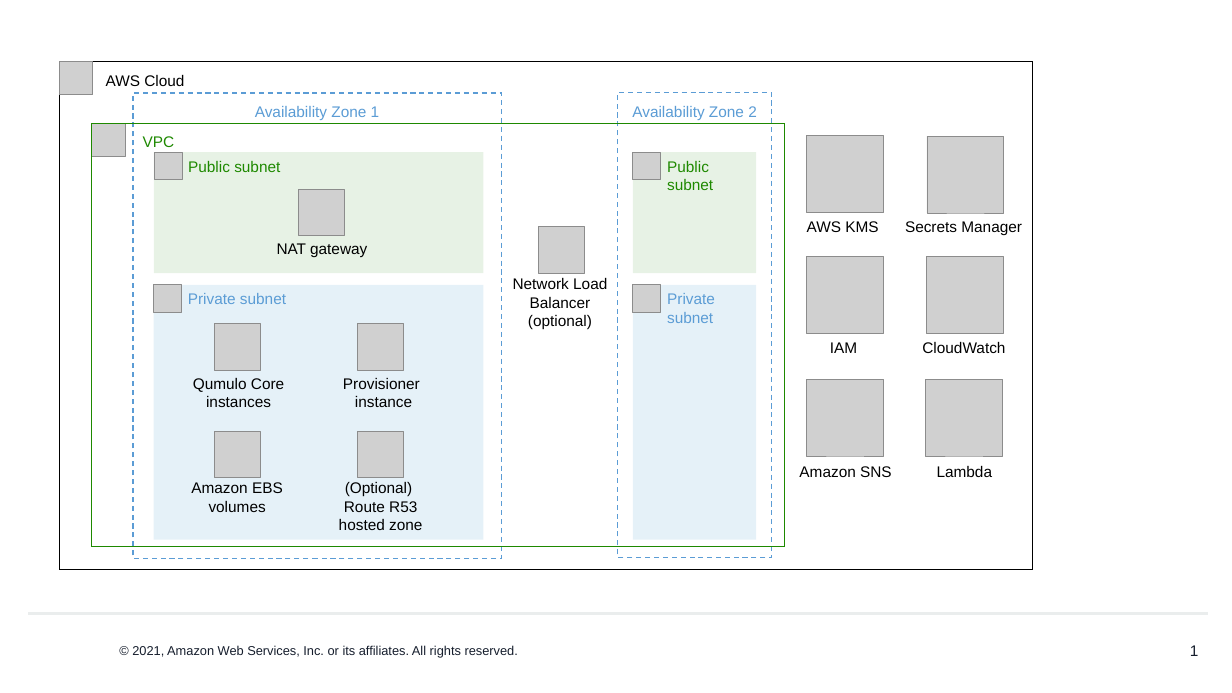
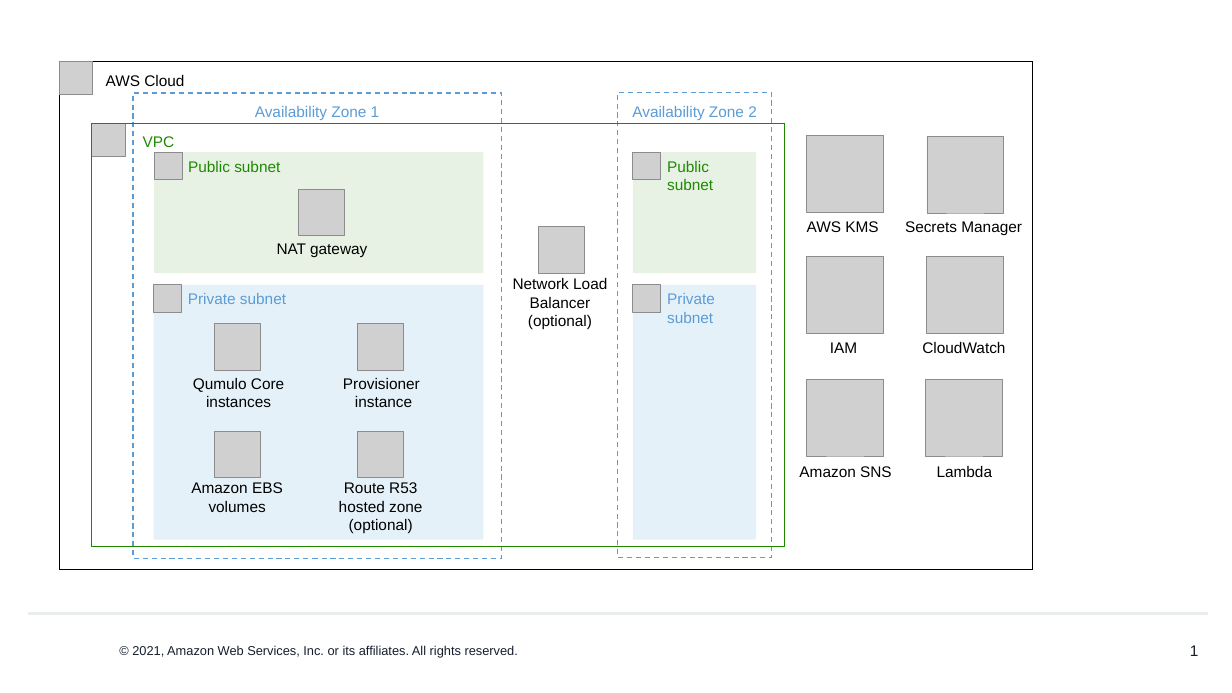
Before and after one commit to aws-quickstart/quickstart-qumulo-cloud-q, a slide deck: slide 1 of docs/images/architecture_diagram.pptx. Drawn at 1232x693 pixels with LibreOffice and Linux fonts; fonts in the diff are those of the drawing; grey boxes stand for pictures; background and template pictures are left out. Boxes give left, top, right and bottom in pixels: in the first picture for what was removed or moved away, otherwise in the second. Text is boxed around its words. In the diff, an @@ line names an element or a change of style, - is before the commit and + after.

```diff
--- a/docs/images/architecture_diagram.pptx
+++ b/docs/images/architecture_diagram.pptx
@@ text at [339, 482, 422, 534]: text changed @@
-(Optional)
-Route R53
-hosted zone
+Route R53
+hosted zone
+(optional)
```
Also in this commit, not shown: 14 other files.
